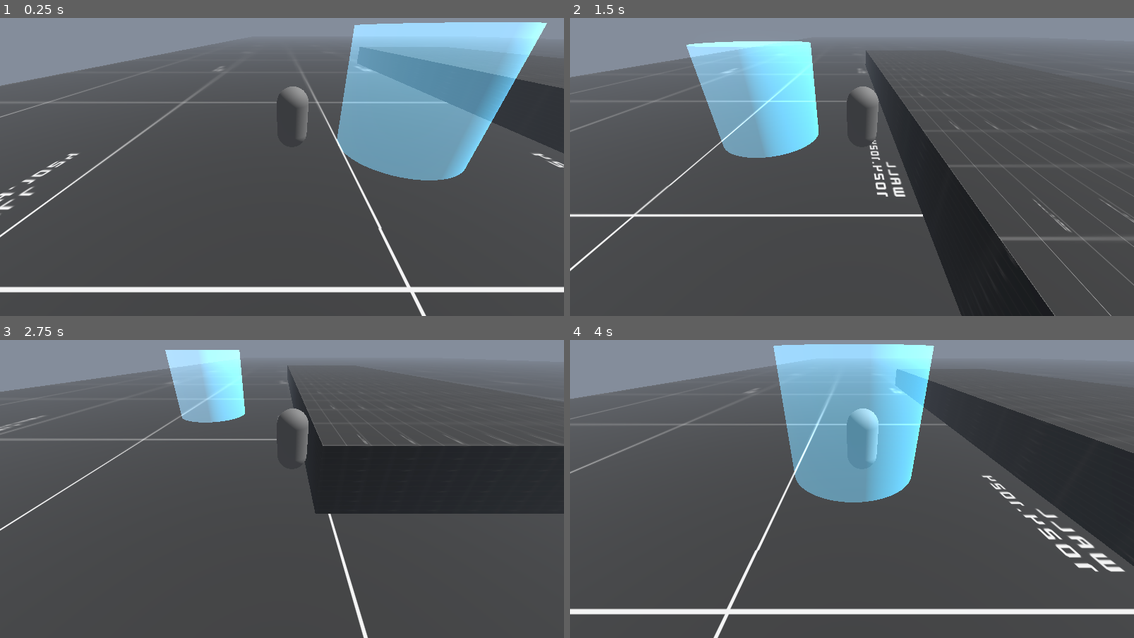
Above: before the commit, frames 1-4 (two rows, left to right).
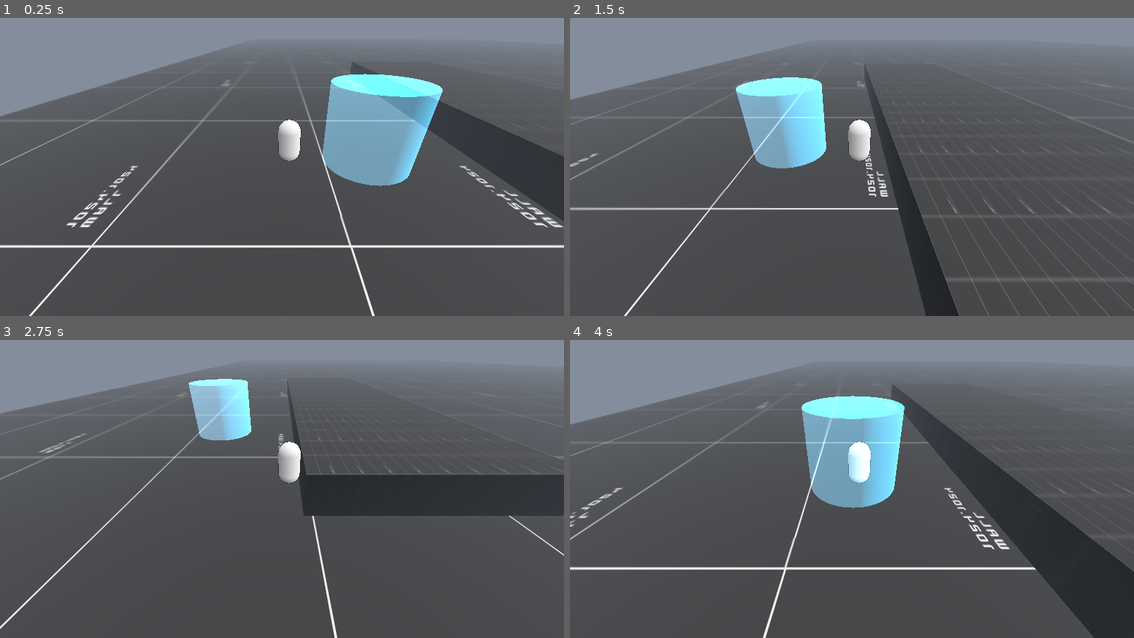
Above: after the commit, the same moments.

Repository: GamedevSuicraft/Laboratorio-de-Sistemas-de-Godot
Game: Godot game, scene res://tests/3d test/3d test scene.tscn
The game is run twice, just before and just after one commit, with the same random seed, the same clock (stepped at 60 frames per second) and the same inputs. The project has no main scene, so this scene is started directly.
Inputs:
- Up to frame 1 (0.25 s): no input
- Up to frame 2 (1.5 s): tap Enter (ui_accept) at 0.5, 0.77 s; hold Right (ui_right) 0.53-1.28 s; hold E (interact) 0.53-1.28 s; hold Down (ui_down) from 1.28 s (still down); tap E (interact) at 1.35 s
- Up to frame 3 (2.75 s): tap Enter (ui_accept) at 1.52 s; release Down (ui_down) at 2.03 s; hold Right (ui_right) from 2.03 s (still down); hold E (interact) from 2.03 s (still down)
- Up to frame 4 (4 s): tap Enter (ui_accept) at 2.75, 3.02, 3.77 s; release Right (ui_right) at 2.78 s; release E (interact) at 2.78 s; hold Up (ui_up) 2.78-3.53 s; tap E (interact) at 2.85 s; hold Left (ui_left) from 3.53 s (still down); hold E (interact) from 3.53 s (still down)

The runs differ from the first frame. In frame 1, 27% of the frame differs, in the area x 0-100%, y 1-100%; in frame 2, 22%; in frame 3, 13%; in frame 4, 35%.

Commit message:
Shader de contorno e cell shading em cena 3d de teste

Diff:
--- /dev/null
+++ b/assets/shaders/contour.gdshader
@@ -0,0 +1,15 @@
+shader_type spatial;
+render_mode cull_front, unshaded;
+
+uniform vec4 outline_color: source_color = vec4(0.0, 0.0, 0.0, 1.0);
+uniform float outline_width: hint_range(0.0, 0.1) = 0.02;
+
+void vertex() {
+	// Increase the mesh slightly outwards following the normals
+	VERTEX += NORMAL * outline_width;
+}
+
+void fragment() {
+	// Paint the mesh with a solid black color
+	ALBEDO = outline_color.rgb;
+}
--- a/tests/3d test/3d test scene.tscn
+++ b/tests/3d test/3d test scene.tscn
@@ -4,6 +4,7 @@
 [ext_resource type="PackedScene" uid="uid://bgp5o0w2kpma5" path="res://components/interaction/3D/Interactable3D.tscn" id="1_xm2fj"]
 [ext_resource type="PackedScene" uid="uid://csnqxrc8mlvaq" path="res://components/movement/Movement3D/VelocityComponent3D.tscn" id="2_2kl0w"]
 [ext_resource type="Script" uid="uid://b5tv30cyvgx57" path="res://tests/3d test/character_body_3d.gd" id="2_um74l"]
+[ext_resource type="Shader" uid="uid://dfb3n1pg7spec" path="res://assets/shaders/contour.gdshader" id="3_5k6if"]
 [ext_resource type="PackedScene" uid="uid://dnonwwf823k0c" path="res://components/interaction/3D/Interactor3D.tscn" id="4_0k56l"]
 [ext_resource type="Script" uid="uid://bujpvpbt5ert2" path="res://tests/3d test/node_3d.gd" id="5_khnuh"]
 
@@ -11,7 +12,17 @@
 albedo_texture = ExtResource("1_xd7hw")
 uv1_scale = Vector3(10, 10, 10)
 
+[sub_resource type="ShaderMaterial" id="ShaderMaterial_2uk5l"]
+render_priority = 0
+shader = ExtResource("3_5k6if")
+shader_parameter/outline_color = Color(0, 0, 0, 1)
+shader_parameter/outline_width = 0.02
+
 [sub_resource type="CapsuleMesh" id="CapsuleMesh_2kl0w"]
+
+[sub_resource type="StandardMaterial3D" id="StandardMaterial3D_5k6if"]
+diffuse_mode = 3
+specular_mode = 1
 
 [sub_resource type="CapsuleShape3D" id="CapsuleShape3D_um74l"]
 
@@ -57,7 +68,9 @@
 interactor = NodePath("Interactor3D")
 
 [node name="MeshInstance3D" type="MeshInstance3D" parent="CharacterBody3D" unique_id=209116591]
+material_overlay = SubResource("ShaderMaterial_2uk5l")
 mesh = SubResource("CapsuleMesh_2kl0w")
+surface_material_override/0 = SubResource("StandardMaterial3D_5k6if")
 
 [node name="CollisionShape3D" type="CollisionShape3D" parent="CharacterBody3D" unique_id=1148801627]
 shape = SubResource("CapsuleShape3D_um74l")
@@ -69,7 +82,7 @@
 [node name="Interactor3D" parent="CharacterBody3D" unique_id=576514282 instance=ExtResource("4_0k56l")]
 
 [node name="Camera3D" type="Camera3D" parent="CharacterBody3D" unique_id=1042031389]
-transform = Transform3D(1, 0, 0, 0, 0.8523573, 0.5229598, 0, -0.5229598, 0.8523573, -0.33667016, 2.4463794, 6.4335465)
+transform = Transform3D(1, 0, 0, 0, 0.8523573, 0.5229598, 0, -0.5229598, 0.8523573, -0.33667016, 4.351884, 8.533716)
 
 [node name="WorldEnvironment" type="WorldEnvironment" parent="." unique_id=772104936]
 environment = SubResource("Environment_xd7hw")
Not shown, added: assets/shaders/contour.gdshader.uid
